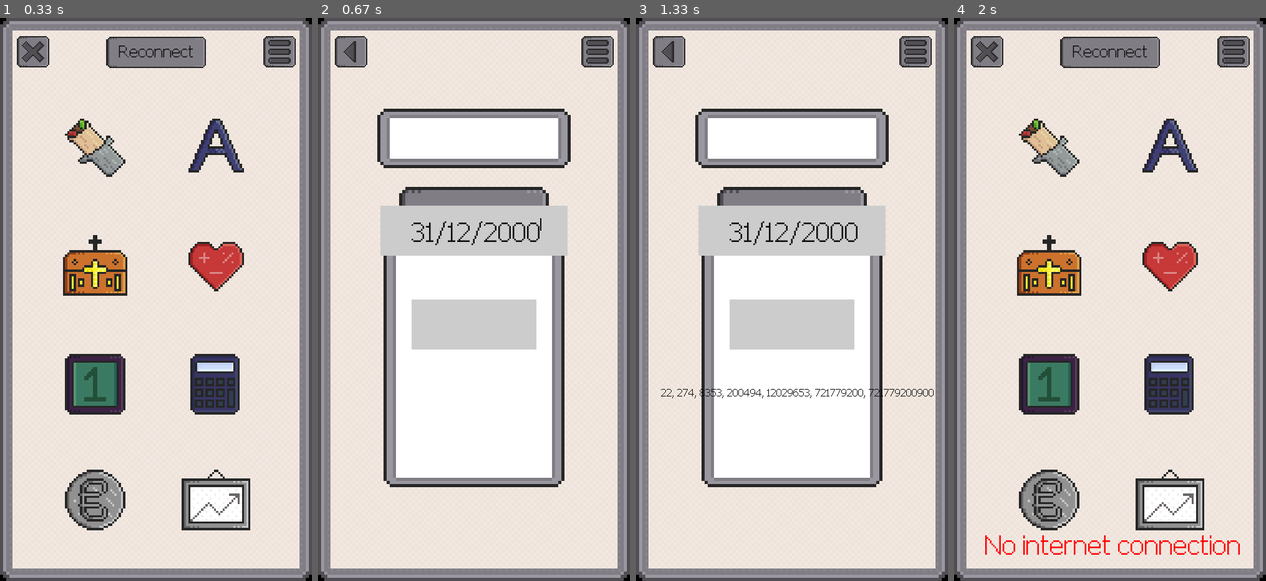
Above: before the commit, frames 1-4 (left to right).
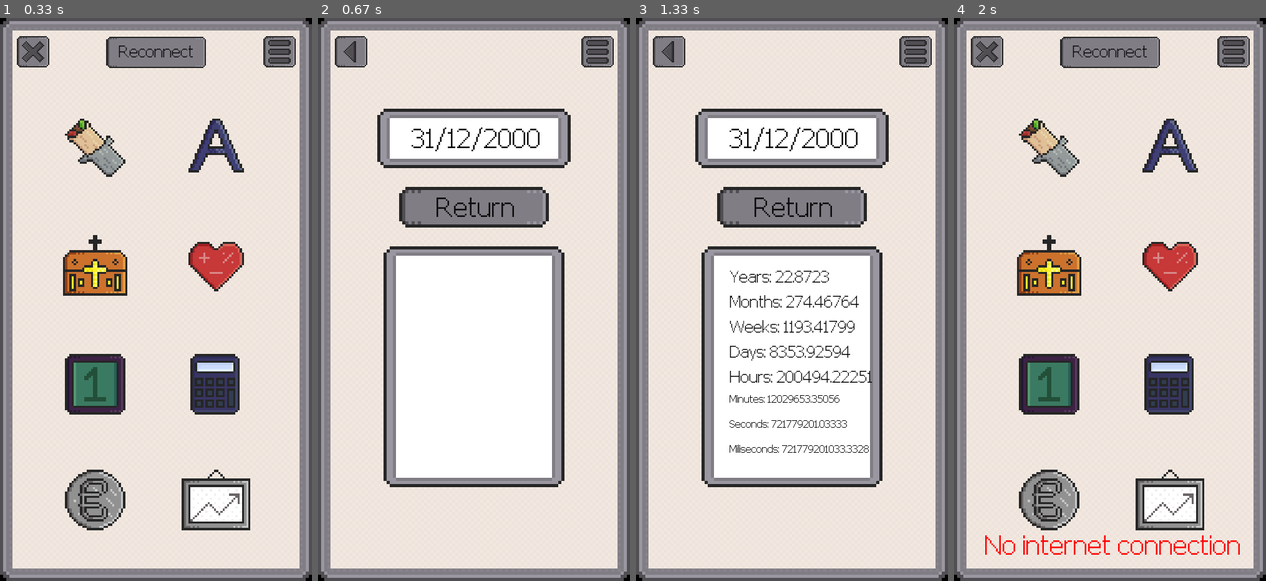
Above: after the commit, the same moments.

Repository: MichalRybecky/JAKP
Game: pygame game, started from main.py
Two runs of this game, one before a commit and one after it. Both use one fixed random seed, a clock stepped at 60 frames per second and the inputs below.
Inputs (mouse positions are in pixels of both pictures, inside the frame that each line leads up to):
- Up to frame 1 (0.33 s): no input
- Up to frame 2 (0.67 s): click (533, 265) at 0.38 s
- Up to frame 3 (1.33 s): press the mouse at (792, 209) at 0.7 s; move the mouse to (810, 276) at 0.8 s; release the mouse at (829, 350) at 0.93 s; press the mouse at (792, 209) at 1.03 s; move the mouse to (810, 243) at 1.13 s; release the mouse at (829, 282) at 1.27 s
- Up to frame 4 (2 s): press the mouse at (985, 51) at 1.37 s; move the mouse to (1035, 248) at 1.47 s; release the mouse at (1085, 445) at 1.6 s; click (1041, 474) at 1.72 s

Frame 1 is identical in both runs. In frame 2, 9.3% of the frame differs, in the area x 20-80%, y 19-59%; in frame 3, 11%, in the area x 8-96%, y 19-78%; in frame 4, nothing differs.

Commit message:
Dokoncenie kalkulacky zivota, este bude treba skraslit output

Diff:
--- a/apps/kalkulacka_zivota.py
+++ b/apps/kalkulacka_zivota.py
@@ -37,8 +37,8 @@
     result = {}
 
     # BUTTON INITIALIZATION
-    B_INPUT_FIELD = pygame.Rect(100, 300, WIDTH - 200, 80)
-    B_RETURN = pygame.Rect(150, 450, WIDTH - 300, 80)
+    B_INPUT_FIELD = pygame.Rect(95, 145, WIDTH - 190, 95)
+    B_RETURN = pygame.Rect(130, 270, WIDTH - 260, 65)
     B_BACK = pygame.Rect(20, 20, 60, 60)
     B_MENU = pygame.Rect(WIDTH - 60 - 20, 20, 60, 60)
 
@@ -51,9 +51,6 @@
         WIN.blit(BG_ZIVOT, (0, 0))
         WIN.blit(BACK, (20, 20))
         WIN.blit(MENU, (WIDTH - 65 - 20, 20))
-
-        pygame.draw.rect(WIN, UI_COLOR, B_INPUT_FIELD)
-        pygame.draw.rect(WIN, UI_COLOR, B_RETURN)
 
         # Event handling
         events = pygame.event.get()
@@ -68,19 +65,33 @@
                     click = False
 
         # BUTTONS AND COLLIDEPOINTS
-        WIN.blit(
-            input_field.get_surface(),
-            (WIDTH_H - len(input_field.get_text()) * 10, 320),
-        )
+        label_input_field = BIG_FONT.render(input_field.get_text(), 1, FONT_COLOR)
+        WIN.blit(label_input_field, (150, 170))
+
+        label_return = BIG_FONT.render("Return", 1, FONT_COLOR)
+        WIN.blit(label_return, (190, 280))
 
         # LABELS
         if result != {}:
             if type(result) == str:
-                display_string = result
+                label_result = SMALL_FONT.render(result, 1, FONT_COLOR)
+                WIN.blit(label_result, (40, HEIGHT_H + 140))
             else:
-                display_string = f"{str(int(result['years']))}, {str(int(result['months']))}, {str(int(result['days']))}, {str(int(result['hours']))}, {str(int(result['minutes']))}, {str(int(result['seconds']))}, {str(int(result['miliseconds']))}"
-            label_result = SMALL_FONT.render(display_string, 1, FONT_COLOR)
-            WIN.blit(label_result, (40, HEIGHT_H + 140))
+                label_years = MAIN_FONT.render(f'Years: {str(result["years"])}', 1, FONT_COLOR)
+                label_months = MAIN_FONT.render(f'Months: {str(result["months"])}', 1, FONT_COLOR)
+                label_weeks = MAIN_FONT.render(f'Weeks: {str(result["weeks"])}', 1, FONT_COLOR)
+                label_days = MAIN_FONT.render(f'Days: {str(result["days"])}', 1, FONT_COLOR)
+                label_hours = MAIN_FONT.render(f'Hours: {str(result["hours"])}', 1, FONT_COLOR)
+                label_minutes = SMALL_FONT.render(f'Minutes: {str(result["minutes"])}', 1, FONT_COLOR)
+                label_seconds = SMALL_FONT.render(f'Seconds: {str(result["seconds"])}', 1, FONT_COLOR)
+                label_miliseconds = SMALL_FONT.render(f'Miliseconds: {str(result["miliseconds"])}', 1, FONT_COLOR)
+                to_blit = [label_years, label_months, label_weeks, label_days, label_hours, label_minutes, label_seconds, label_miliseconds]
+
+                y_diff = 0
+                for label in to_blit:
+                    WIN.blit(label, (150, HEIGHT_H - 50 + y_diff))
+                    y_diff += 40
+
 
 
         # Zistovanie, ci nebolo kliknute na textove pole
